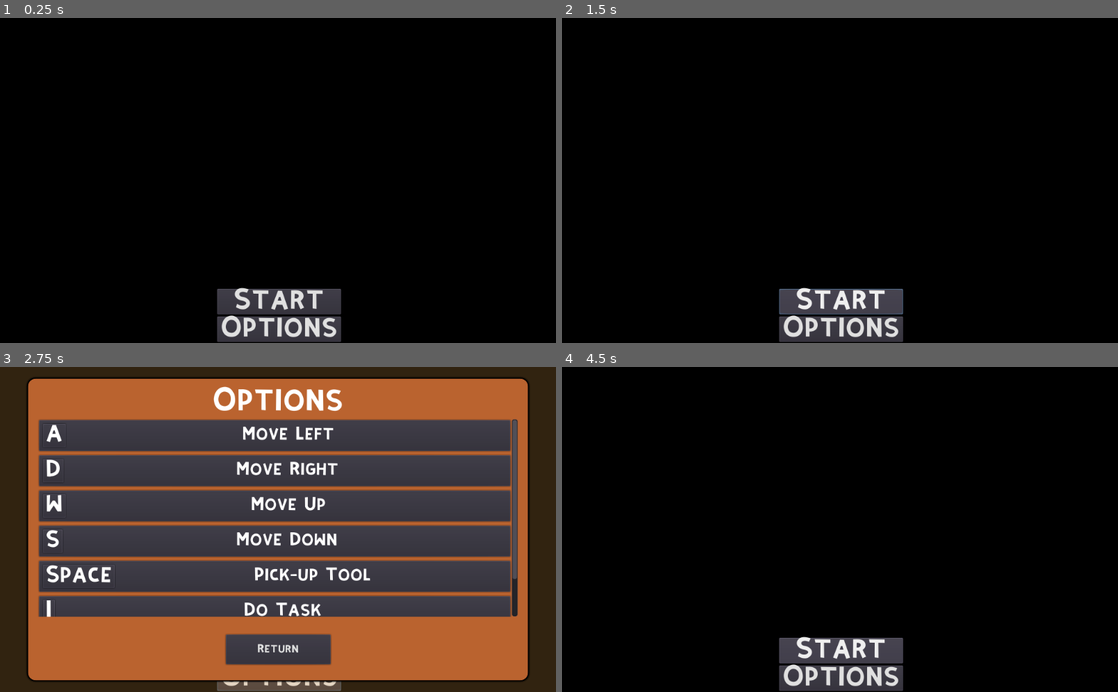
Above: before the commit, frames 1-4 (two rows, left to right).
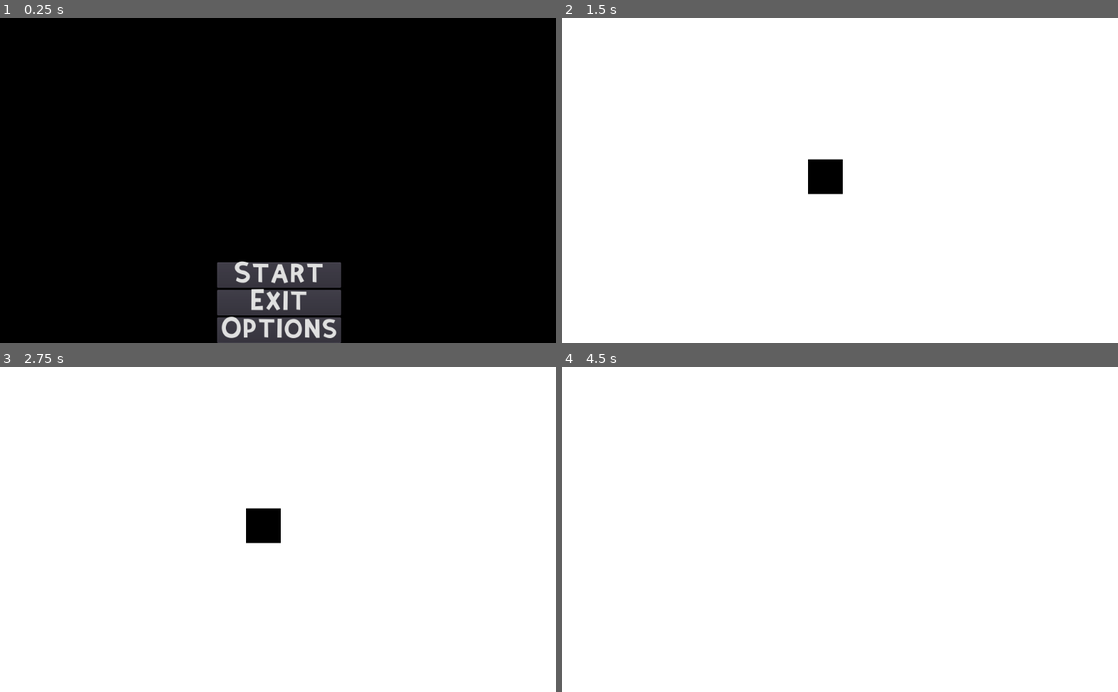
Above: after the commit, the same moments.

Repository: scamipia/SalvandoLasPapas
Game: Godot game, scene res://src/Main.tscn
Two runs of this game, one before a commit and one after it. Both use one fixed random seed, a clock stepped at 60 frames per second and the inputs below.
Inputs (mouse positions are in pixels of both pictures, inside the frame that each line leads up to):
- Up to frame 1 (0.25 s): no input
- Up to frame 2 (1.5 s): click "Start" at 0.5 s; click (840, 300) at 1.25 s, where only the run before the commit has a clickable "Start"
- Up to frame 3 (2.75 s): click (278, 679) at 2 s, where only the run before the commit has a clickable "Options"
- Up to frame 4 (4.5 s): click (840, 649) at 2.75 s, where only the run before the commit has a clickable "Return"; tap Enter at 3.5 s; hold Up (move_up, bound only after the commit) from 3.53 s (still down)

The runs differ from the first frame. In frame 1, 2.9% of the frame differs, in the area x 39-62%, y 74-100%; in frame 2, 99%; in frame 3, 98%; in frame 4, 100%, in the area x 0-100%, y 0-100%.

Commit message:
ui inicio de juego y menu de pausa

Diff:
--- a/MainMenu.gd
+++ b/MainMenu.gd
@@ -30,3 +30,12 @@
 
 #func _on_ExitButton_pressed() -> void:
 #	get_tree().quit()
+
+
+func _on_StartButton_pressed():
+	var new_scene = preload("res://src/Level.tscn")
+	get_tree().change_scene_to(new_scene)
+
+
+func _on_ExitButton_pressed():
+	get_tree().quit()
--- a/project.godot
+++ b/project.godot
@@ -18,6 +18,34 @@
 
 common/drop_mouse_on_gui_input_disabled=true
 
+[input]
+
+move_up={
+"deadzone": 0.5,
+"events": [ Object(InputEventKey,"resource_local_to_scene":false,"resource_name":"","device":0,"alt":false,"shift":false,"control":false,"meta":false,"command":false,"pressed":false,"scancode":0,"physical_scancode":16777232,"unicode":0,"echo":false,"script":null)
+ ]
+}
+move_down={
+"deadzone": 0.5,
+"events": [ Object(InputEventKey,"resource_local_to_scene":false,"resource_name":"","device":0,"alt":false,"shift":false,"control":false,"meta":false,"command":false,"pressed":false,"scancode":0,"physical_scancode":16777234,"unicode":0,"echo":false,"script":null)
+ ]
+}
+move_right={
+"deadzone": 0.5,
+"events": [ Object(InputEventKey,"resource_local_to_scene":false,"resource_name":"","device":0,"alt":false,"shift":false,"control":false,"meta":false,"command":false,"pressed":false,"scancode":0,"physical_scancode":16777233,"unicode":0,"echo":false,"script":null)
+ ]
+}
+move_left={
+"deadzone": 0.5,
+"events": [ Object(InputEventKey,"resource_local_to_scene":false,"resource_name":"","device":0,"alt":false,"shift":false,"control":false,"meta":false,"command":false,"pressed":false,"scancode":0,"physical_scancode":16777231,"unicode":0,"echo":false,"script":null)
+ ]
+}
+pause_menu={
+"deadzone": 0.5,
+"events": [ Object(InputEventKey,"resource_local_to_scene":false,"resource_name":"","device":0,"alt":false,"shift":false,"control":false,"meta":false,"command":false,"pressed":false,"scancode":0,"physical_scancode":16777217,"unicode":0,"echo":false,"script":null)
+ ]
+}
+
 [physics]
 
 common/enable_pause_aware_picking=true
--- /dev/null
+++ b/src/Level.gd
@@ -0,0 +1,11 @@
+extends Node
+
+
+# Declare member variables here. Examples:
+# var a = 2
+# var b = "text"
+
+
+# Called when the node enters the scene tree for the first time.
+func _ready():
+	pass # Replace with function body.
--- /dev/null
+++ b/src/Level.tscn
@@ -0,0 +1,22 @@
+[gd_scene load_steps=5 format=2]
+
+[ext_resource path="res://assets/background.png" type="Texture" id=1]
+[ext_resource path="res://src/Level.gd" type="Script" id=2]
+[ext_resource path="res://src/entities/Player.tscn" type="PackedScene" id=3]
+[ext_resource path="res://src/ui/PauseMenu.tscn" type="PackedScene" id=4]
+
+[node name="Level" type="Node"]
+script = ExtResource( 2 )
+
+[node name="Background" type="TextureRect" parent="."]
+anchor_right = 1.0
+anchor_bottom = 1.0
+texture = ExtResource( 1 )
+expand = true
+
+[node name="Player" parent="." instance=ExtResource( 3 )]
+position = Vector2( 24, 16 )
+
+[node name="CanvasLayer" type="CanvasLayer" parent="."]
+
+[node name="PauseMenu" parent="CanvasLayer" instance=ExtResource( 4 )]
--- a/src/Main.tscn
+++ b/src/Main.tscn
@@ -25,30 +25,41 @@
 [node name="Container" type="Control" parent="CanvasLayer"]
 anchor_right = 1.0
 anchor_bottom = 1.0
+margin_top = 1.0
+margin_right = 39.0
 
 [node name="Buttons" type="VBoxContainer" parent="CanvasLayer/Container"]
 anchor_top = 0.5
 anchor_bottom = 0.5
 margin_left = 400.0
-margin_top = 200.0
+margin_top = 150.0
 margin_right = 628.0
-margin_bottom = 250.0
+margin_bottom = 299.0
 
 [node name="StartButton" type="Button" parent="CanvasLayer/Container/Buttons"]
-margin_top = -20.0
 margin_right = 228.0
-margin_bottom = 27.0
+margin_bottom = 47.0
 custom_fonts/font = SubResource( 1 )
 text = "Start"
 
-[node name="OptionsButton" type="Button" parent="CanvasLayer/Container/Buttons"]
+[node name="ExitButton" type="Button" parent="CanvasLayer/Container/Buttons"]
 margin_top = 51.0
 margin_right = 228.0
 margin_bottom = 98.0
+custom_fonts/font = SubResource( 1 )
+text = "Exit"
+
+[node name="OptionsButton" type="Button" parent="CanvasLayer/Container/Buttons"]
+margin_top = 102.0
+margin_right = 228.0
+margin_bottom = 149.0
+rect_pivot_offset = Vector2( -642, -438 )
 custom_fonts/font = SubResource( 1 )
 text = "Options"
 
 [node name="OptionsMenu" parent="CanvasLayer" instance=ExtResource( 2 )]
 visible = false
 
+[connection signal="pressed" from="CanvasLayer/Container/Buttons/StartButton" to="." method="_on_StartButton_pressed"]
+[connection signal="pressed" from="CanvasLayer/Container/Buttons/ExitButton" to="." method="_on_ExitButton_pressed"]
 [connection signal="pressed" from="CanvasLayer/Container/Buttons/OptionsButton" to="CanvasLayer/OptionsMenu" method="show"]
--- /dev/null
+++ b/src/entities/Player.gd
@@ -0,0 +1,17 @@
+extends KinematicBody2D
+export var speed = 400
+var screen_size
+
+# Declare member variables here. Examples:
+# var a = 2
+# var b = "text"
+
+
+# Called when the node enters the scene tree for the first time.
+func _physics_process(delta):
+
+	var x_direction:int = int(Input.is_action_pressed("move_right")) - int(Input.is_action_pressed("move_left"))
+	var y_direction:int = int(Input.is_action_pressed("move_down")) - int(Input.is_action_pressed("move_up"))
+
+	position.x += x_direction * speed * delta
+	position.y += y_direction * speed * delta
--- /dev/null
+++ b/src/entities/Player.tscn
@@ -0,0 +1,11 @@
+[gd_scene load_steps=3 format=2]
+
+[ext_resource path="res://assets/player.png" type="Texture" id=1]
+[ext_resource path="res://src/entities/Player.gd" type="Script" id=2]
+
+[node name="Player" type="KinematicBody2D"]
+script = ExtResource( 2 )
+
+[node name="Sprite" type="Sprite" parent="."]
+position = Vector2( 461, 277 )
+texture = ExtResource( 1 )
--- /dev/null
+++ b/src/ui/PauseMenu.gd
@@ -0,0 +1,20 @@
+extends Control
+
+func _ready():
+	hide()
+
+func _unhandled_input(event: InputEvent) -> void:
+	if event.is_action_released("pause_menu"):
+		visible = !visible
+		get_tree().paused = visible
+
+func _on_ResumeButton_pressed():
+	hide()
+	get_tree().paused = false
+
+
+func _on_BackToMenu_pressed():
+	get_tree().set_pause(false)
+	var new_scene = load("res://src/Main.tscn")
+	get_tree().change_scene_to(new_scene)
+	queue_free()
--- /dev/null
+++ b/src/ui/PauseMenu.tscn
@@ -0,0 +1,64 @@
+[gd_scene load_steps=3 format=2]
+
+[ext_resource path="res://src/ui/PauseMenu.gd" type="Script" id=1]
+
+[sub_resource type="StyleBoxFlat" id=1]
+bg_color = Color( 0.113725, 0.117647, 0.0980392, 1 )
+corner_radius_top_left = 50
+corner_radius_top_right = 50
+corner_radius_bottom_right = 50
+corner_radius_bottom_left = 50
+
+[node name="PauseMenu" type="Control"]
+pause_mode = 2
+anchor_right = 1.0
+anchor_bottom = 1.0
+script = ExtResource( 1 )
+
+[node name="ColorRect" type="ColorRect" parent="."]
+modulate = Color( 0.886275, 0.356863, 0.356863, 0.141176 )
+anchor_right = 1.0
+anchor_bottom = 1.0
+color = Color( 0.521569, 0.180392, 0.180392, 1 )
+
+[node name="Panel" type="Panel" parent="."]
+anchor_right = 1.0
+anchor_bottom = 1.0
+margin_left = 175.0
+margin_top = 100.0
+margin_right = -175.0
+margin_bottom = -100.0
+custom_styles/panel = SubResource( 1 )
+
+[node name="Label" type="Label" parent="Panel"]
+anchor_right = 1.0
+margin_bottom = 90.0
+text = "Pause"
+align = 1
+valign = 1
+
+[node name="ResumeButton" type="Button" parent="Panel"]
+anchor_left = 0.5
+anchor_top = 0.5
+anchor_right = 0.5
+anchor_bottom = 0.5
+margin_left = -31.0
+margin_top = 8.0
+margin_right = 33.0
+margin_bottom = 28.0
+text = "Resume"
+icon_align = 1
+
+[node name="BackToMenu" type="Button" parent="Panel"]
+anchor_left = 0.5
+anchor_top = 0.5
+anchor_right = 0.5
+anchor_bottom = 0.5
+margin_left = -48.0
+margin_top = 55.0
+margin_right = 52.0
+margin_bottom = 75.0
+text = "Back to menu"
+
+[connection signal="pressed" from="Panel/ResumeButton" to="." method="_on_ResumeButton_pressed"]
+[connection signal="pressed" from="Panel/BackToMenu" to="." method="_on_BackToMenu_pressed"]
